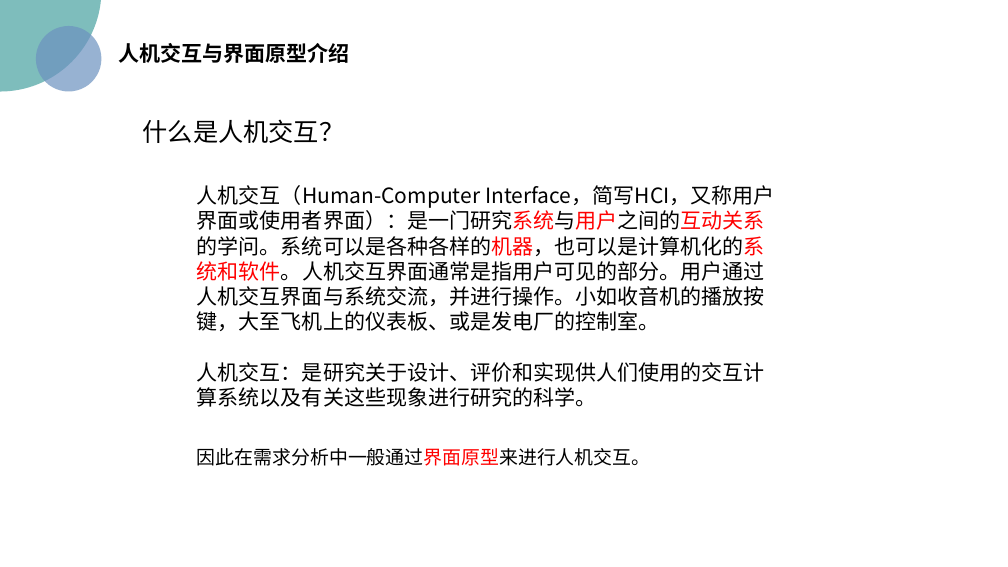
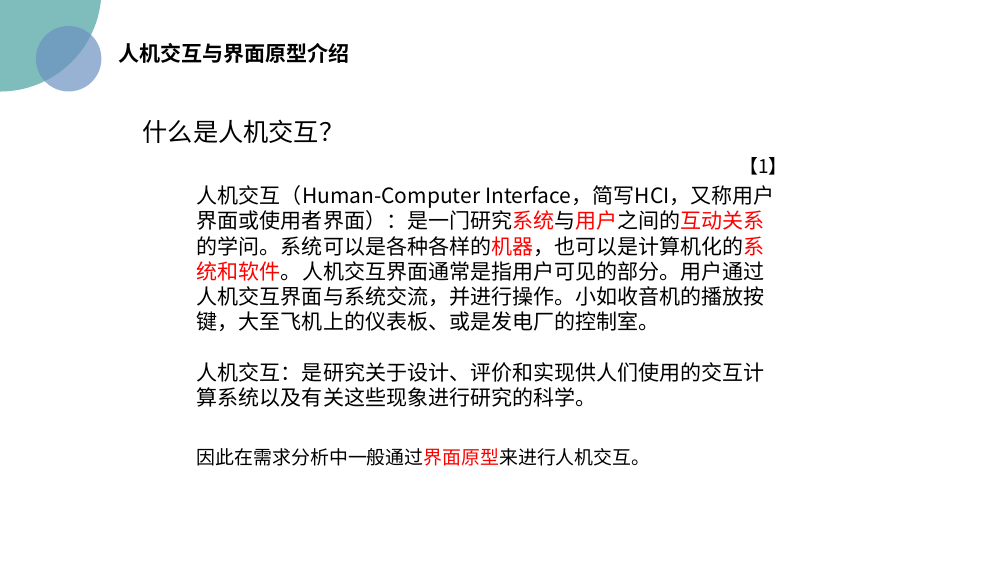
Before and after one commit to PRD2018/PRD2018-G15, a slide deck: slide 4 of 受控文档/02-其他任务/[PRD-15]UML基础二.pptx. Drawn at 1008x567 pixels with LibreOffice and Linux fonts; fonts in the diff are those of the drawing; background and template pictures are left out. Boxes give left, top, right and bottom in pixels: in the first picture for what was removed or moved away, otherwise in the second. Text is boxed around its words. In the diff, an @@ line names an element or a change of style, - is before the commit and + after.

```diff
--- a/受控文档/02-其他任务/[PRD-15]UML基础二.pptx
+++ b/受控文档/02-其他任务/[PRD-15]UML基础二.pptx
@@ text added at box(739, 157, 787, 175), 18 pt, text #000000 @@
+【1】
```
Also in this commit, not shown: 17 other slides changed, 3 other files.
